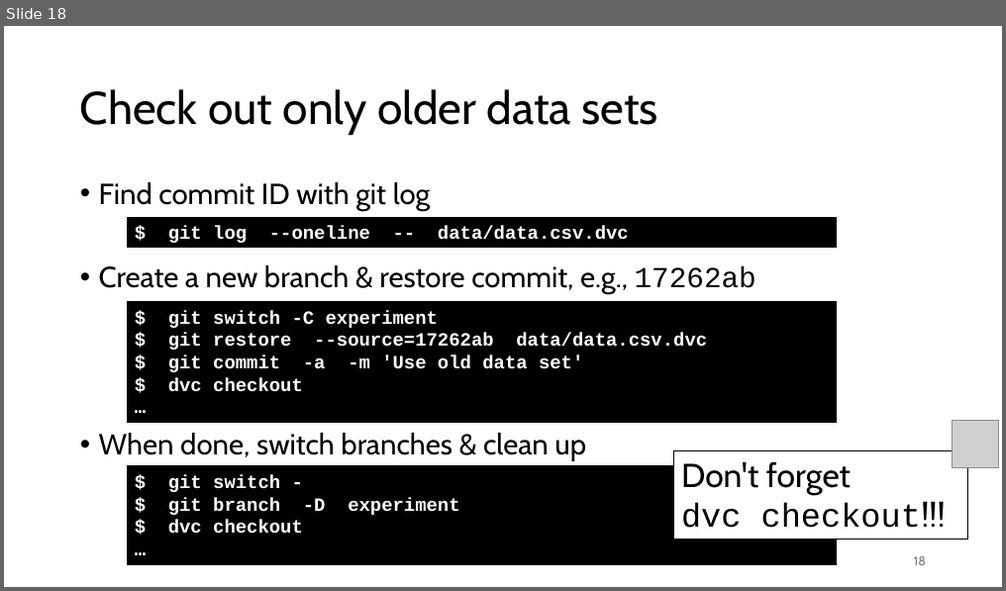
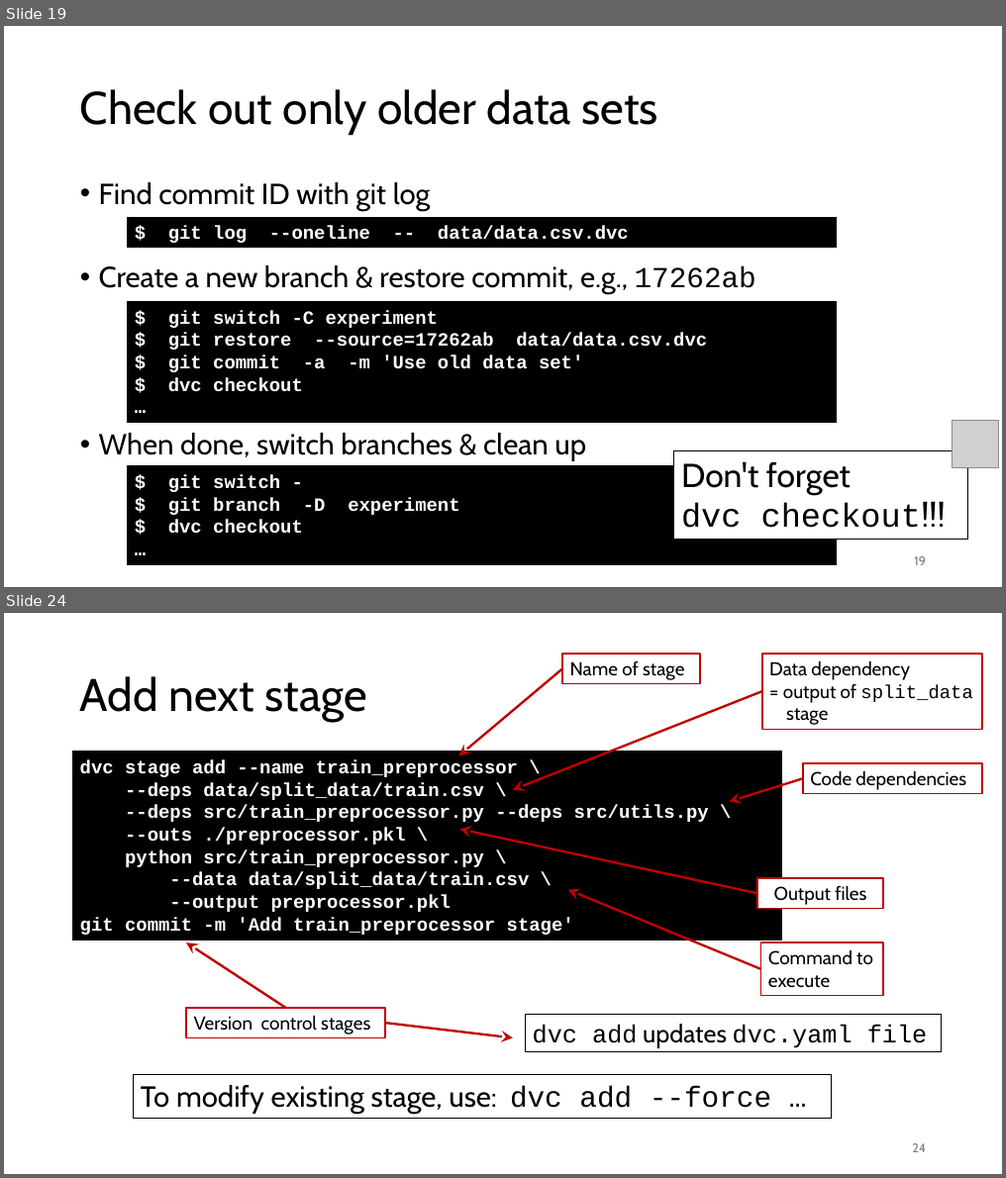
Before and after one commit to gjbex/MLOps-on-HPC, a slide deck: mlops_on_hpc.pptx. Shown one above the other, each under a label of ours: slide 18 before the commit, slides 19 and 24 after it; the slides between them are not shown. The pictures are 1006x591 and 1006x1178 pixels, drawn with LibreOffice and Linux fonts; fonts in the diff are those of the drawing; grey boxes stand for pictures. Boxes give left, top, right and bottom in pixels: in the first picture for what was removed or moved away, otherwise in the second. Text is boxed around its words. In the diff, an @@ line names an element or a change of style, - is before the commit and + after.

Commit message:
Add DVC data pipeline section

```diff
--- a/mlops_on_hpc.pptx
+++ b/mlops_on_hpc.pptx
@@ slide 24 added at [4,613,1002,1174], background #FFFFFF @@
@@ arrow added from (562, 668) to (459, 756), #C00000 2.25 pt @@
@@ rectangle added at [562,654,699,683], fill #FFFFFF, outline #C00000 1.5 pt, 18 pt, text #000000 @@
+Name of stage
@@ rectangle added at [762,654,982,729], fill #FFFFFF, outline #C00000 1.5 pt, 18 pt, text #000000 @@
+Data dependency
+= output of split_data
+stage
@@ title added at [80,676,368,722], 44 pt, text #000000 @@
+Add next stage
@@ arrow added from (762, 691) to (513, 789), #C00000 2.25 pt @@
@@ rectangle added at [73,752,782,940], fill #000000, outline #000000 0.75 pt, 18 pt, text #FFFFFF, bold @@
+dvc stage add --name train_preprocessor \
+--deps data/split_data/train.csv \
+--deps src/train_preprocessor.py --deps src/utils.py \
+--outs ./preprocessor.pkl \
+python src/train_preprocessor.py \
+--data data/split_data/train.csv \
+--output preprocessor.pkl
+git commit -m 'Add train_preprocessor stage'
@@ arrow added from (803, 778) to (730, 802), #C00000 2.25 pt @@
@@ rectangle added at [803,763,982,793], fill #FFFFFF, outline #C00000 1.5 pt, 18 pt, text #000000 @@
+Code dependencies
@@ arrow added from (757, 894) to (460, 830), #C00000 2.25 pt @@
@@ rectangle added at [757,878,884,909], fill #FFFFFF, outline #C00000 1.5 pt, 18 pt, text #000000 @@
+Output files
@@ arrow added from (761, 969) to (568, 890), #C00000 2.25 pt @@
@@ arrow added from (285, 1008) to (187, 943), #C00000 2.25 pt @@
@@ rectangle added at [761,943,883,996], fill #FFFFFF, outline #C00000 1.5 pt, 18 pt, text #000000 @@
+Command to
+execute
@@ rectangle added at [187,1008,386,1039], fill #FFFFFF, outline #C00000 1.5 pt, 18 pt, text #000000 @@
+Version control stages
@@ arrow added from (385, 1023) to (513, 1039), #C00000 2.25 pt @@
@@ rectangle added at [525,1014,942,1052], outline #000000 0.75 pt, 24 pt, text #000000 @@
+dvc add updates dvc.yaml file
@@ rectangle added at [134,1075,832,1118], outline #000000 0.75 pt, 28 pt, text #000000 @@
+To modify existing stage, use: dvc add --force …
@@ page number added at [912,1144,926,1153], 12 pt, text #797979 @@
+24
@@ what was slide 18 is now slide 19 @@
@@ page number at [914,557,926,566]: text changed @@
-18
+19
```
Also in this commit, not shown: 5 slides changed, 11 other slides added, 2 slides removed.
